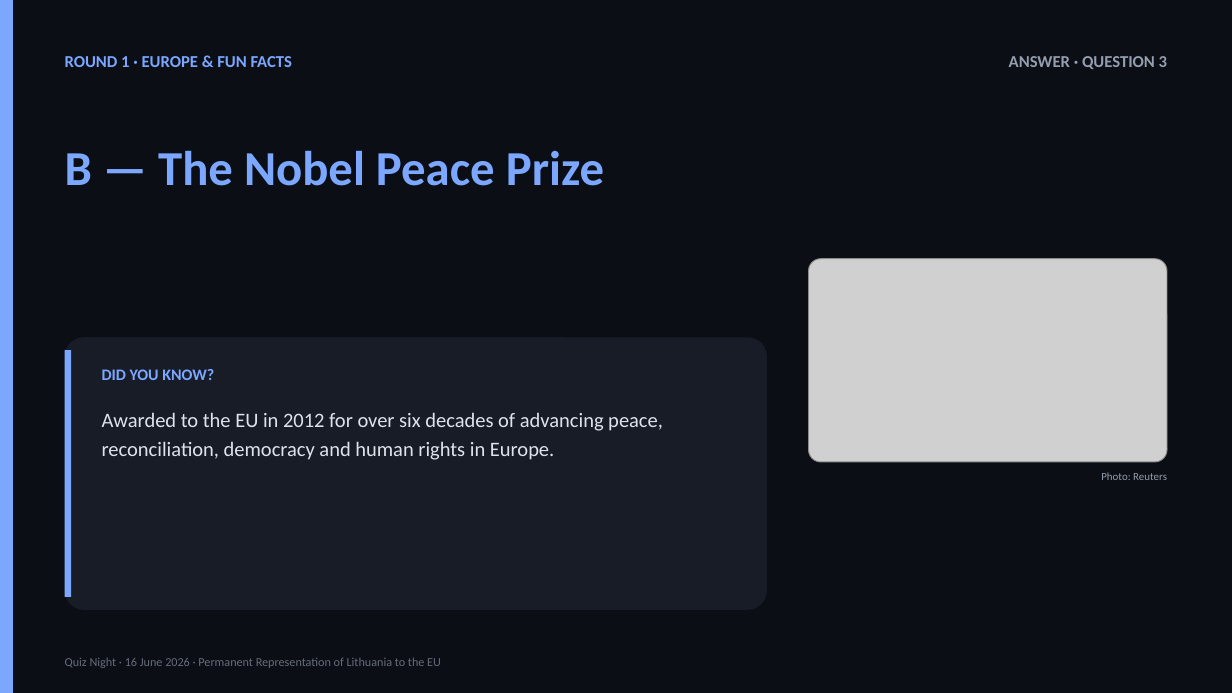
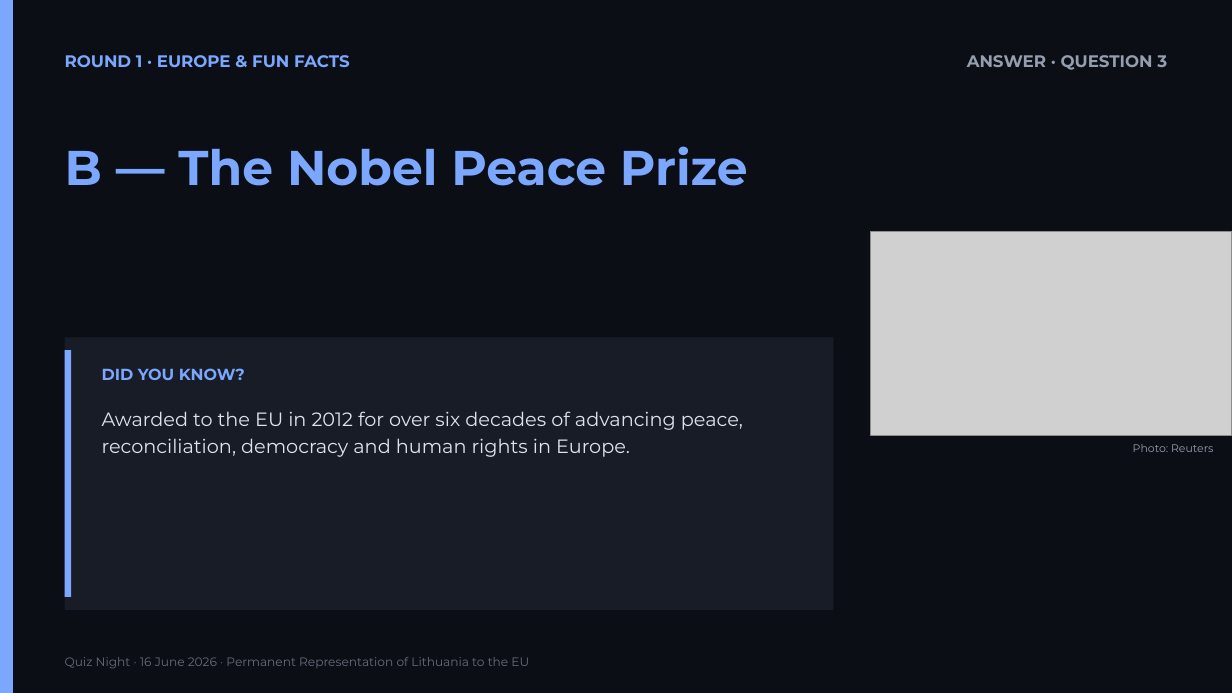
Before and after one commit to splice11/protmusis, a slide deck: slide 9 of Quiz_Night_2026-06-16.pptx. Drawn at 1232x693 pixels with LibreOffice and Linux fonts; fonts in the diff are those of the drawing; grey boxes stand for pictures. Boxes give left, top, right and bottom in pixels: in the first picture for what was removed or moved away, otherwise in the second. Text is boxed around its words. In the diff, an @@ line names an element or a change of style, - is before the commit and + after.

```diff
--- a/Quiz_Night_2026-06-16.pptx
+++ b/Quiz_Night_2026-06-16.pptx
@@ picture: place and size @@
-picture at [809,259,1167,462]
+picture at [871,232,1232,435]
@@ rectangle: place and size @@
-rectangle at [65,337,767,610]
+rectangle at [65,337,834,610]
@@ rectangle at [65,337,834,610]: rounded rectangle to rectangle @@
@@ text "Awarded to the EU in ..." at [102,411,743,457]: size 16 to 15 pt, font Calibri to Montserrat @@
@@ font Calibri to Montserrat in 6 elements at [65,657,529,668], [65,55,350,68], [967,55,1167,70], [65,146,748,186], [102,368,245,380], [1133,444,1213,452] @@
@@ text "Photo: Reuters": place and size @@
-text "Photo: Reuters" at [1101,472,1167,480]
+text "Photo: Reuters" at [1133,444,1213,452]
```
Also in this commit, not shown: 48 other slides changed, 44 other files.
